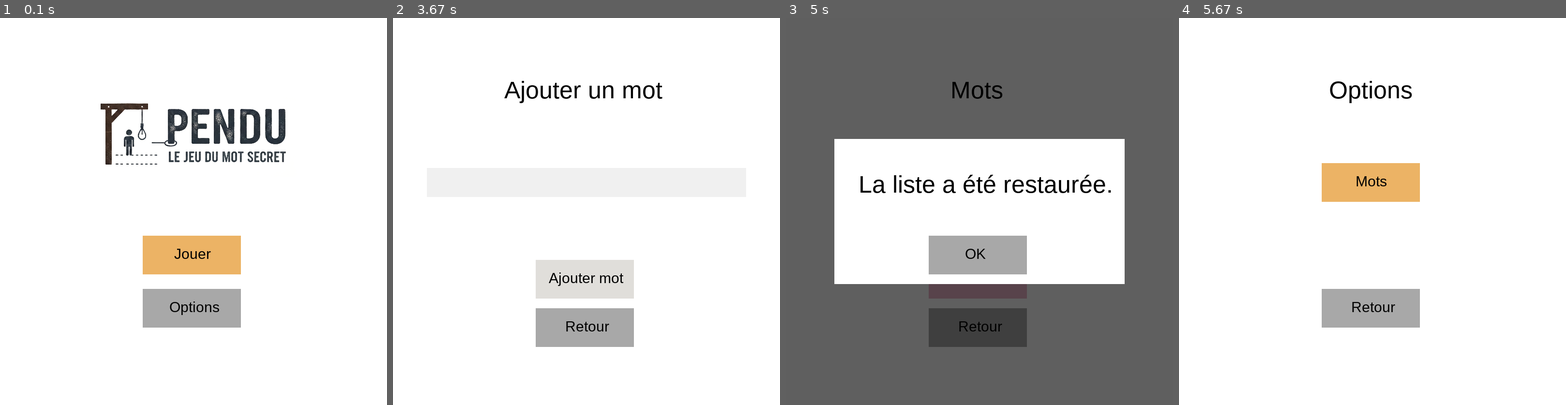
Above: before the commit, frames 1-4 (left to right).
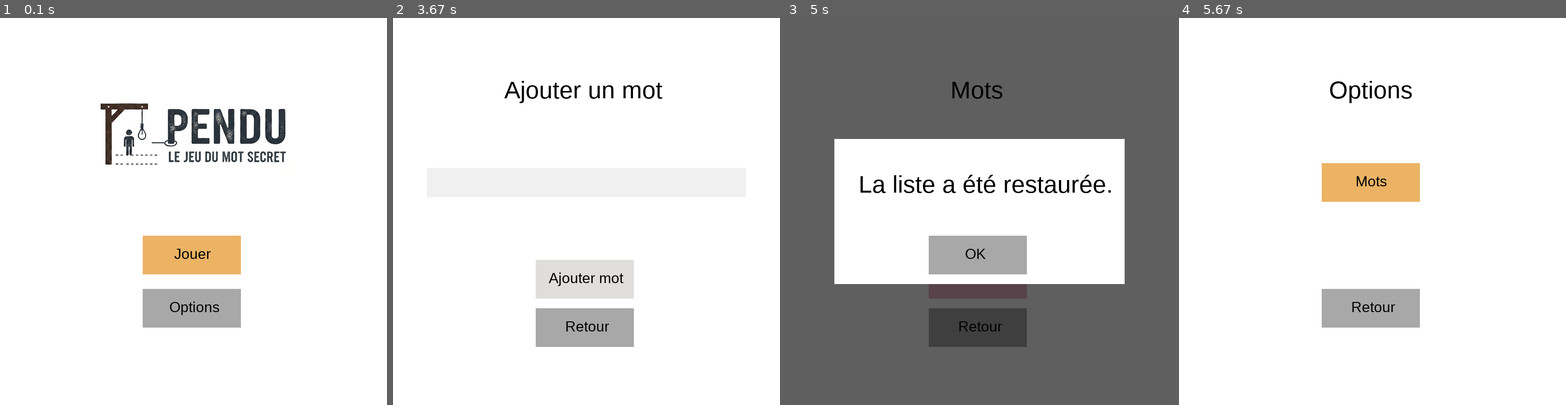
Above: after the commit, the same moments.

Repository: nicolas-riera/pendu
Game: pygame game, started from main.py
Same seed, same stepped clock (60 frames per second), same inputs: the game is played once before the commit and once after it.
Inputs (mouse positions are in pixels of both pictures, inside the frame that each line leads up to):
- Up to frame 1 (0.1 s): no input
- Up to frame 2 (3.67 s): click "Jouer" at 0.38 s; click (625, 296) at 2.78 s; click "Mots" at 3.12 s; click "Ajouter mot" at 3.45 s
- Up to frame 3 (5 s): tap Enter at 3.73 s; click (983, 254) at 4.12 s; click "Retour" at 4.45 s; click "Restaurer liste" at 4.78 s
- Up to frame 4 (5.67 s): click "OK" at 5.12 s; click "Retour" at 5.45 s

The runs differ from the first frame. In frame 1, less than 0.1% of the frame differs, in the area x 44-56%, y 59-76%; in frame 2, less than 0.1%; in frame 3, 0.1%, in the area x 19-83%, y 17-80%; in frame 4, less than 0.1%.

Commit message:
fix(global): Fixed font not rendering the same on different devices

Diff:
--- a/main.py
+++ b/main.py
@@ -1,9 +1,14 @@
 # Libraries
 
 import pygame
+import os
 
 from src.lib.menu import *
 from src.lib.words_mgt import *
+
+# Variables
+
+FONT_PATH = os.path.join(os.path.dirname(os.path.abspath(__file__)), "assets", "font", "LiberationSans-Regular.ttf")
 
 # Main program
 
@@ -17,7 +22,7 @@
     pygame.key.set_repeat(400, 50)
 
     screen = pygame.display.set_mode((800,800))
-    my_fonts = pygame.font.SysFont('Arial', 30), pygame.font.SysFont('Arial', 50)
+    my_fonts = pygame.font.Font(FONT_PATH, 30), pygame.font.Font(FONT_PATH, 50)
     clock = pygame.time.Clock()
 
     if read_words() == []:
Binary file added: assets/font/LiberationSans-Regular.ttf
